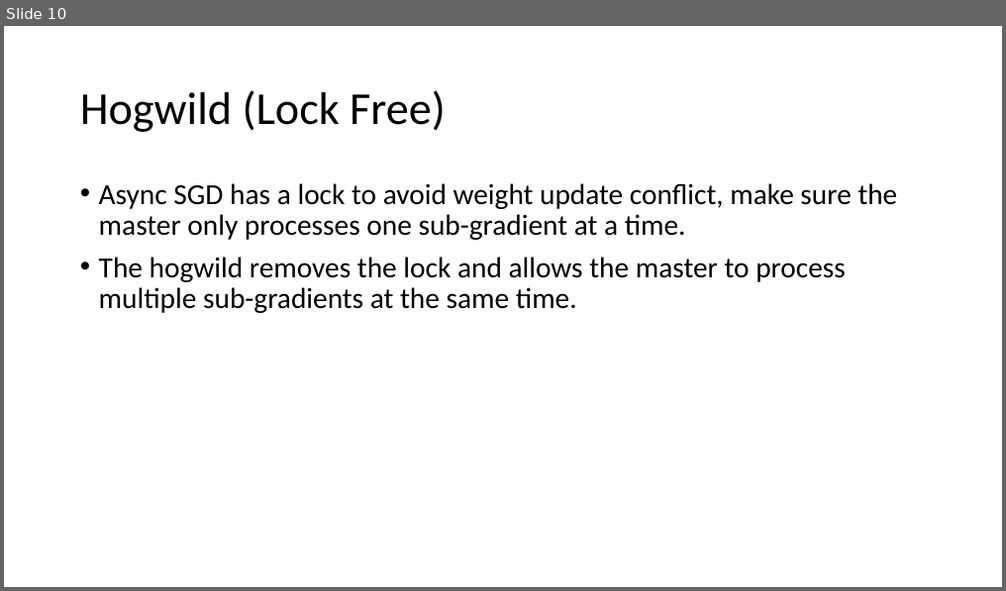
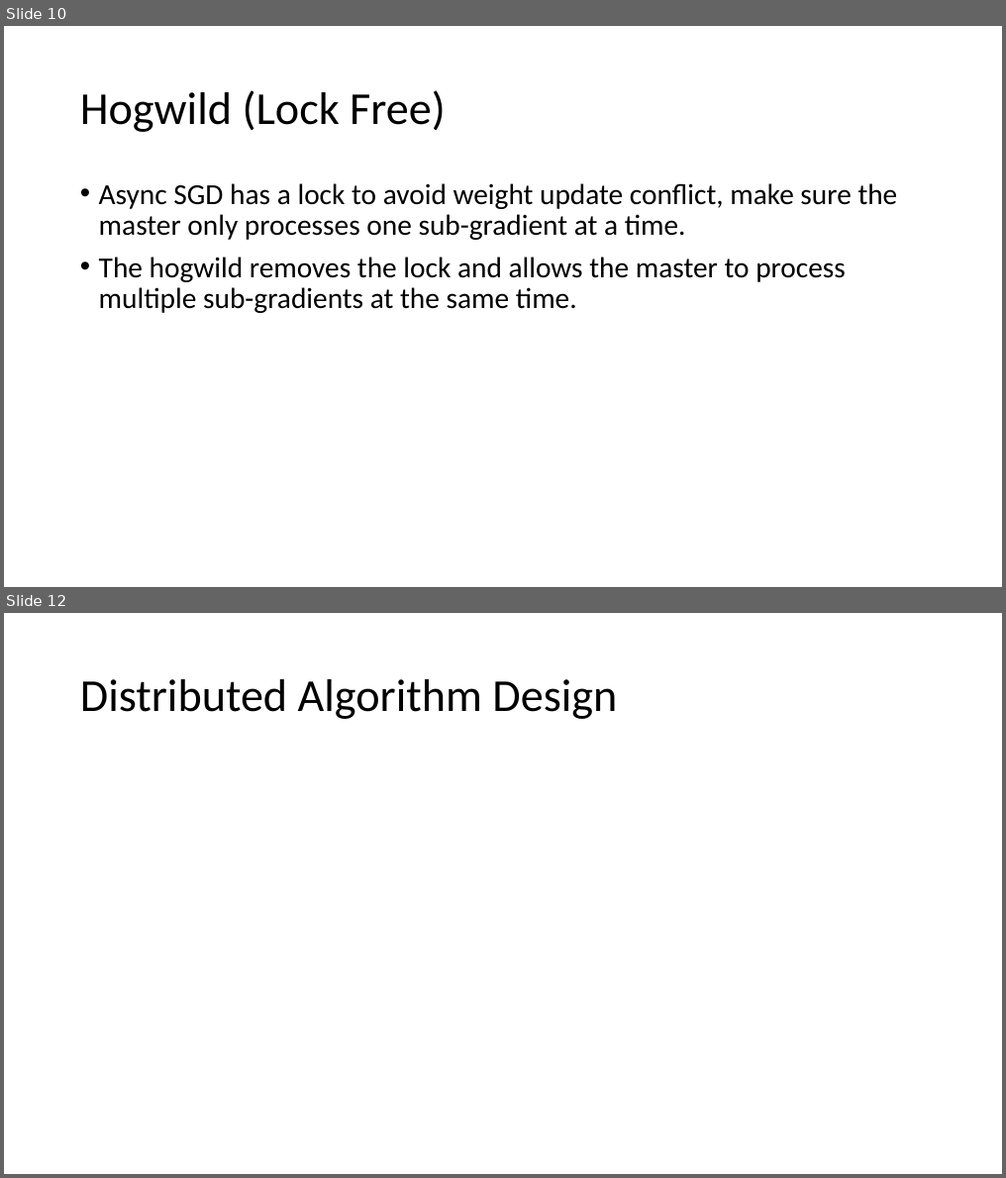
Before and after one commit to douxiaotian/archipapers, a slide deck: sdl on gpu.pptx. Shown one above the other, each under a label of ours: slide 10 before the commit, slides 10 and 12 after it; the slides between them are not shown. The pictures are 1006x591 and 1006x1178 pixels, drawn with LibreOffice and Linux fonts; fonts in the diff are those of the drawing. Boxes give left, top, right and bottom in pixels: in the first picture for what was removed or moved away, otherwise in the second. Text is boxed around its words. In the diff, an @@ line names an element or a change of style, - is before the commit and + after.

```diff
--- a/sdl on gpu.pptx
+++ b/sdl on gpu.pptx
@@ slide 12 added at <box>4,613,1002,1174</box>, background #FFFFFF @@
@@ title added at <box>80,679,617,719</box>, 44 pt, text #000000 @@
+Distributed Algorithm Design
```
Also in this commit, not shown: 2 slides changed, 7 other slides added, 2 slides removed.
